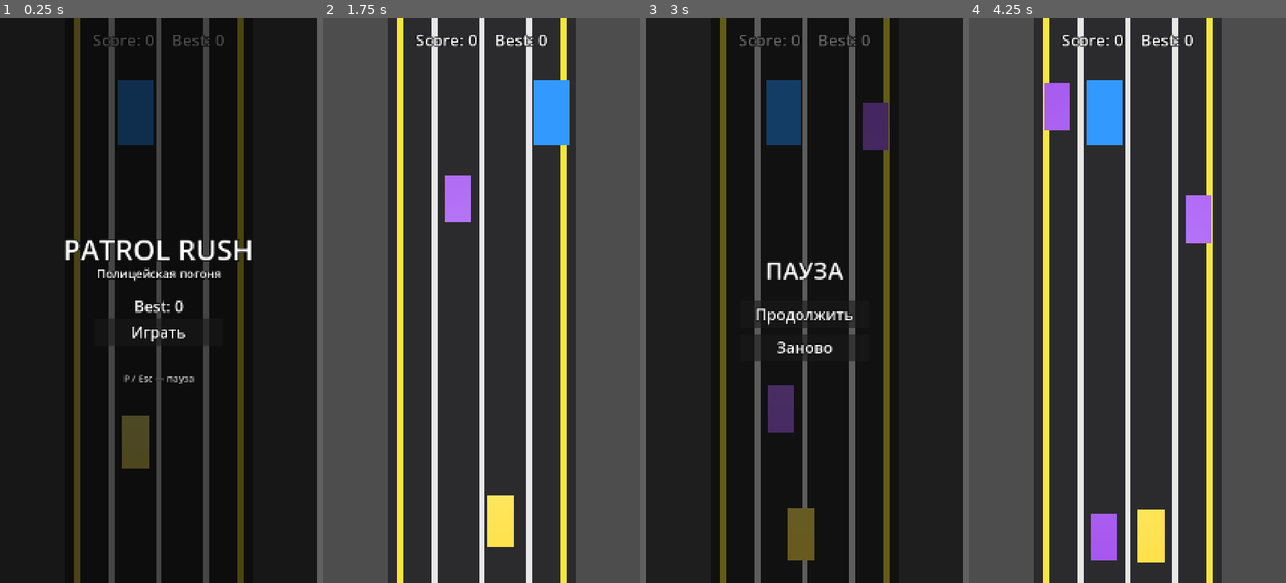
Above: before the commit, frames 1-4 (left to right).
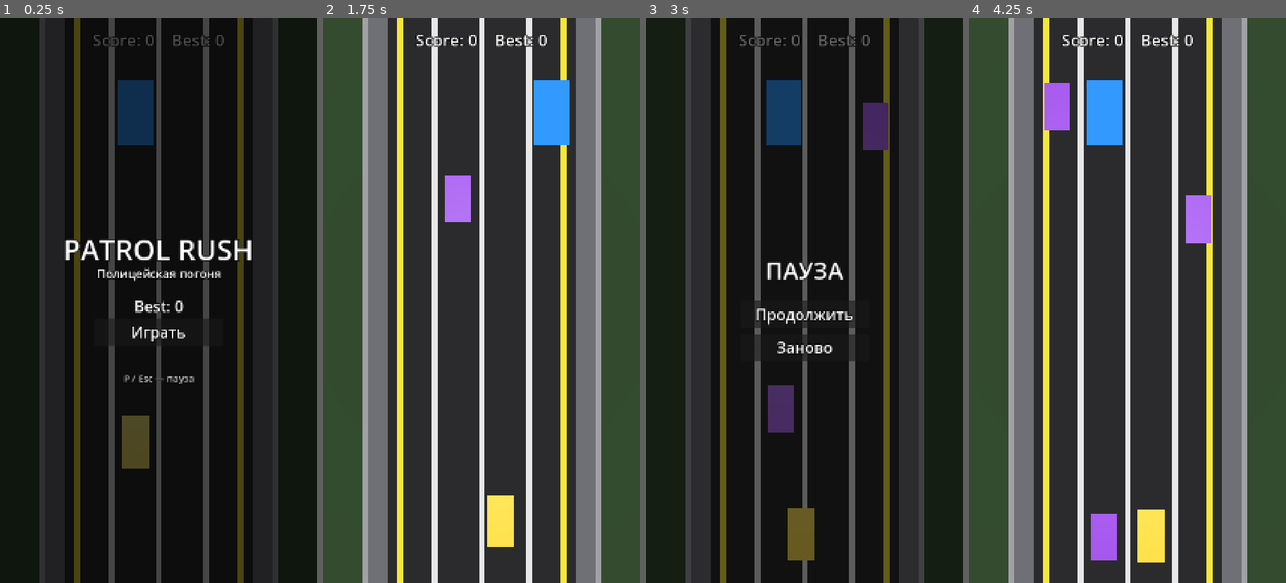
Above: after the commit, the same moments.

Repository: mibazarow/car-game
Game: Godot game, scene res://scenes/Main.tscn
Same seed, same stepped clock (60 frames per second), same inputs: the game is played once before the commit and once after it.
Inputs:
- Up to frame 1 (0.25 s): no input
- Up to frame 2 (1.75 s): click "Играть" at 0.5 s; tap Enter (ui_accept) at 1.25, 1.52 s; hold Right (move_right) from 1.28 s (still down); tap P at 1.35 s
- Up to frame 3 (3 s): release Right (move_right) at 2.03 s; hold Left (move_left) 2.03-2.78 s; tap R at 2.1 s; tap Enter (ui_accept) at 2.27 s; hold Right (move_right) from 2.78 s (still down); tap P at 2.85 s
- Up to frame 4 (4.25 s): release Right (move_right) at 3.5 s; click "Заново" at 3.5 s

The runs differ from the first frame. In frame 1, 3.6% of the frame differs, in the area x 12-88%, y 0-100%; in frame 2, 41%, in the area x 0-100%, y 0-100%; in frame 3, 3.6%; in frame 4, 41%.

Commit message:
Road: GTA-style ground, shoulders and curbs alongside the 4-lane asphalt

Diff:
--- a/scripts/road/road_generator.gd
+++ b/scripts/road/road_generator.gd
@@ -7,6 +7,12 @@
 const ROAD_HALF_WIDTH := 4.0       # Full road width = 8.0, centered on X=0.
 const COVERAGE_MIN := 18.0         # Near/bottom bound (past camera).
 const COVERAGE_MAX := -18.0        # Far/front bound (top of screen).
+# Ground (grass) extends beyond the shoulders so the road sits on a surface.
+const GROUND_HALF_WIDTH := 15.0
+# Shoulder strip width on each side of the asphalt (emergency lane / curb base).
+const SHOULDER_WIDTH := 1.0
+# Curb (kerb) strip width at the very outer edge.
+const CURB_WIDTH := 0.25
 
 # X positions of the lane divider lines (between the 4 lanes).
 const LANE_DIVIDERS := [-2.0, 0.0, 2.0]
@@ -14,7 +20,10 @@
 const EDGE_LINES := [-3.5, 3.5]
 
 # Colors (opaque, flat, no textures).
+const GROUND_COLOR := Color(0.17, 0.27, 0.15)   # grass around the road
 const ASPHALT_COLOR := Color(0.13, 0.13, 0.14)
+const SHOULDER_COLOR := Color(0.42, 0.42, 0.45) # concrete shoulders
+const CURB_COLOR := Color(0.62, 0.62, 0.64)     # light curb
 const DIVIDER_COLOR := Color(0.9, 0.9, 0.9)
 const EDGE_COLOR := Color(0.95, 0.9, 0.2)
 
@@ -43,10 +52,68 @@
 	var segment := Node3D.new()
 	segment.name = "Segment"
 
+	_ground(segment)
 	_asphalt_slab(segment)
+	_shoulders(segment)
+	_curbs(segment)
 	_lane_dividers(segment)
 	_edge_lines(segment)
 	return segment
+
+
+## Wide grass plane below the road, so the road sits on a surface.
+func _ground(parent: Node3D) -> void:
+	var ground := PlaneMesh.new()
+	ground.size = Vector2(GROUND_HALF_WIDTH * 2.0, _segment_length)
+
+	var mat := StandardMaterial3D.new()
+	mat.albedo_color = GROUND_COLOR
+	mat.roughness = 1.0
+
+	var mesh := MeshInstance3D.new()
+	mesh.mesh = ground
+	mesh.material_override = mat
+	mesh.position = Vector3(0.0, -0.02, 0.0)
+	mesh.name = "Ground"
+	parent.add_child(mesh)
+
+
+## Concrete shoulder strips on each side of the asphalt.
+func _shoulders(parent: Node3D) -> void:
+	for s in [-1.0, 1.0]:
+		var x: float = s * (ROAD_HALF_WIDTH + SHOULDER_WIDTH * 0.5)
+		var shoulder := PlaneMesh.new()
+		shoulder.size = Vector2(SHOULDER_WIDTH, _segment_length)
+
+		var mat := StandardMaterial3D.new()
+		mat.albedo_color = SHOULDER_COLOR
+		mat.roughness = 1.0
+
+		var mesh := MeshInstance3D.new()
+		mesh.mesh = shoulder
+		mesh.material_override = mat
+		mesh.position = Vector3(x, 0.0, 0.0)
+		mesh.name = "Shoulder_" + str(x)
+		parent.add_child(mesh)
+
+
+## Thin curb (kerb) strips at the very outer edges.
+func _curbs(parent: Node3D) -> void:
+	for s in [-1.0, 1.0]:
+		var x: float = s * (ROAD_HALF_WIDTH + SHOULDER_WIDTH)
+		var curb := PlaneMesh.new()
+		curb.size = Vector2(CURB_WIDTH, _segment_length)
+
+		var mat := StandardMaterial3D.new()
+		mat.albedo_color = CURB_COLOR
+		mat.roughness = 1.0
+
+		var mesh := MeshInstance3D.new()
+		mesh.mesh = curb
+		mesh.material_override = mat
+		mesh.position = Vector3(x, 0.01, 0.0)
+		mesh.name = "Curb_" + str(x)
+		parent.add_child(mesh)
 
 
 func _asphalt_slab(parent: Node3D) -> void:
Not shown, changed: process.md
